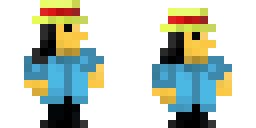
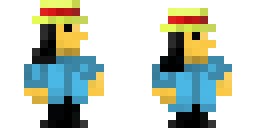
Comparing the layer stacks of the two (256, 128) images. Changes:
painted on "Layer 2" over [32, 48, 184, 72]
painted on "Layer 1" over [24, 48, 104, 104]
